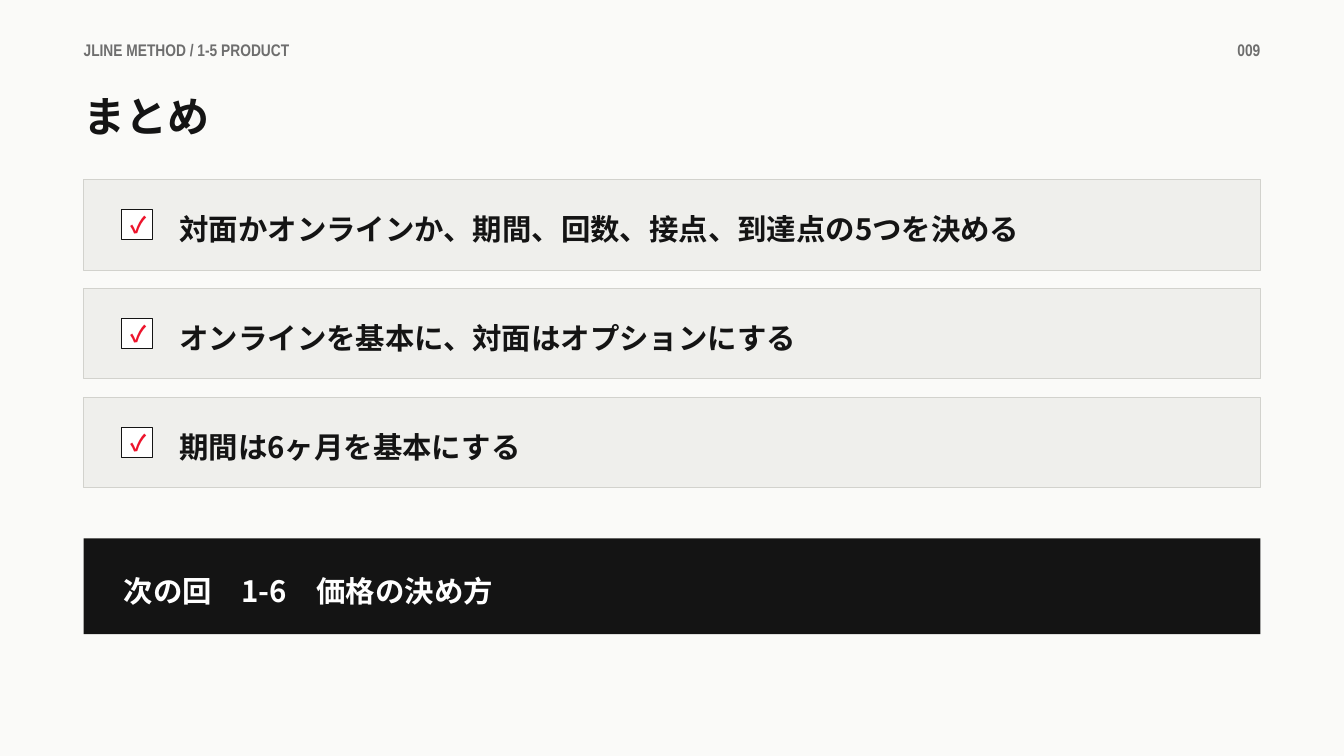
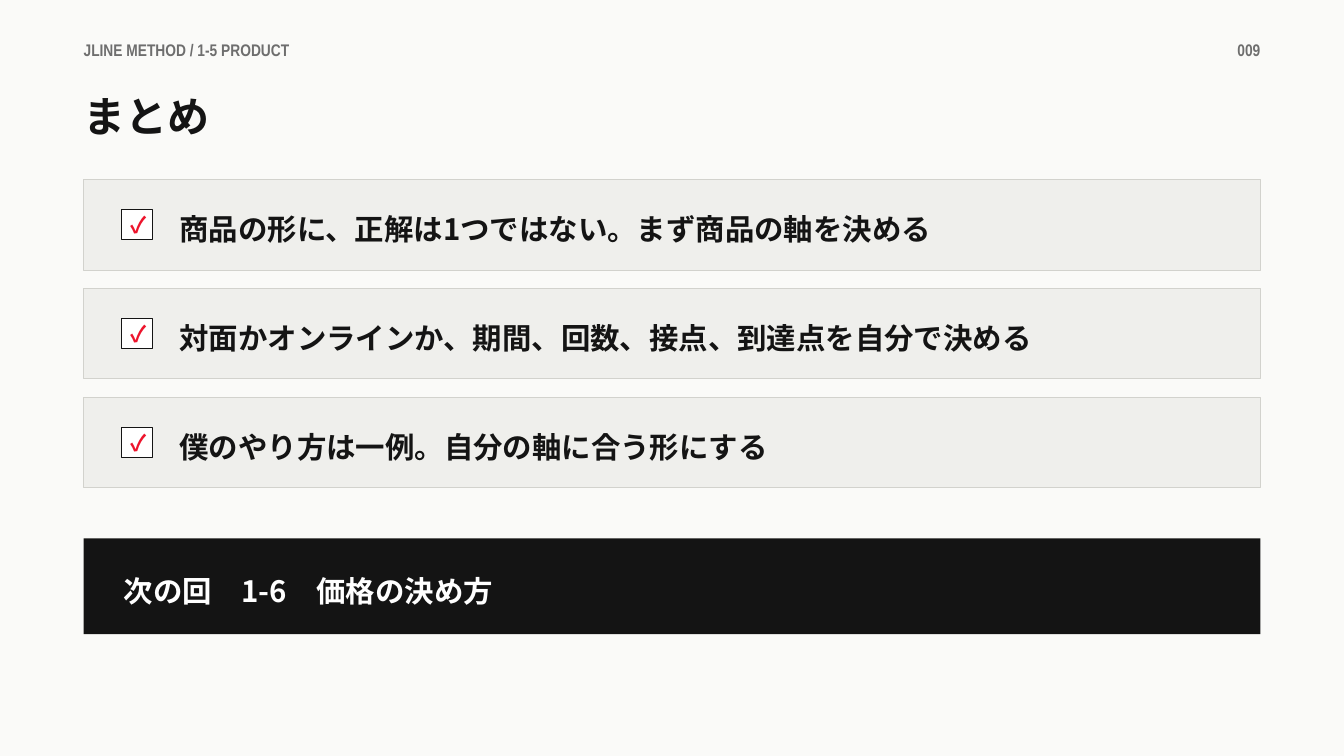
Before and after one commit to takafumisuzuki1117-sys/takafumi_suzuki, a slide deck: slide 9 of JLINEメソッド/教材/1章/1-5_商品の形.pptx. Drawn at 1344x756 pixels with LibreOffice and Linux fonts; fonts in the diff are those of the drawing. Boxes give left, top, right and bottom in pixels: in the first picture for what was removed or moved away, otherwise in the second. Text is boxed around its words. In the diff, an @@ line names an element or a change of style, - is before the commit and + after.

```diff
--- a/JLINEメソッド/教材/1章/1-5_商品の形.pptx
+++ b/JLINEメソッド/教材/1章/1-5_商品の形.pptx
@@ text at bbox=[179, 215, 930, 243]: text changed @@
-対面かオンラインか、期間、回数、接点、到達点の5つを決める
+商品の形に、正解は1つではない。まず商品の軸を決める
@@ text at bbox=[179, 324, 1031, 352]: text changed @@
-オンラインを基本に、対面はオプションにする
+対面かオンラインか、期間、回数、接点、到達点を自分で決める
@@ text at bbox=[179, 433, 767, 461]: text changed @@
-期間は6ヶ月を基本にする
+僕のやり方は一例。自分の軸に合う形にする
```
Also in this commit, not shown: 7 other slides changed, 1 slide added, 1 slide removed, 27 other files.
